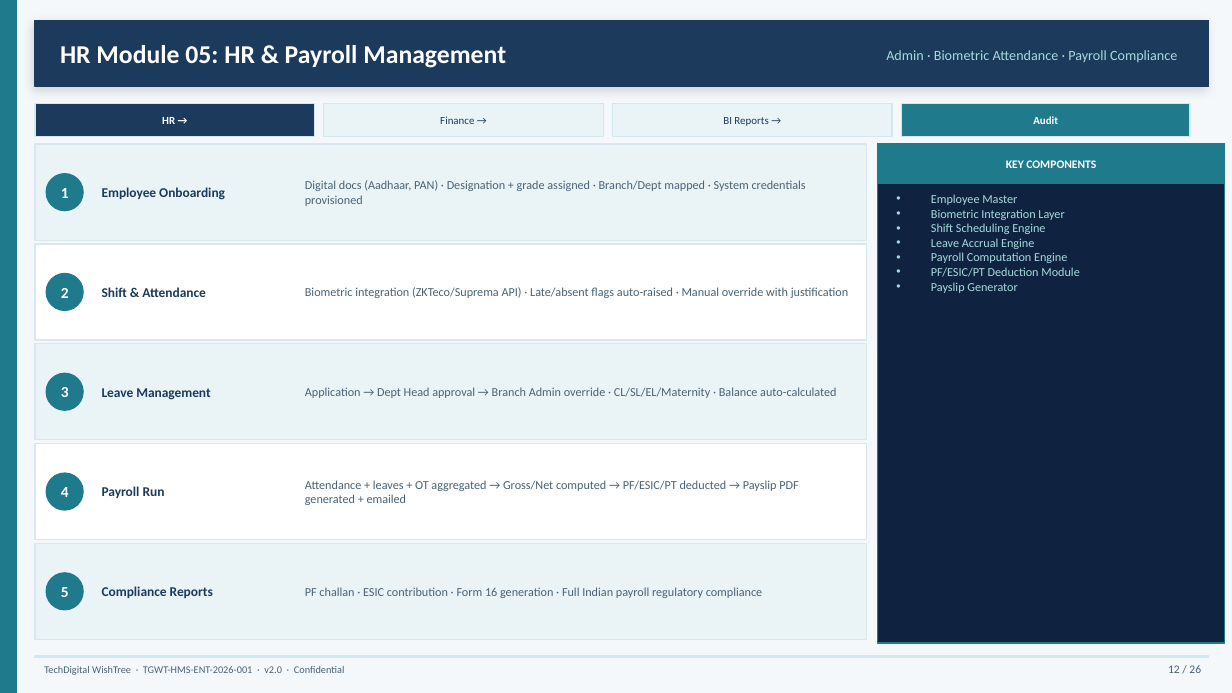
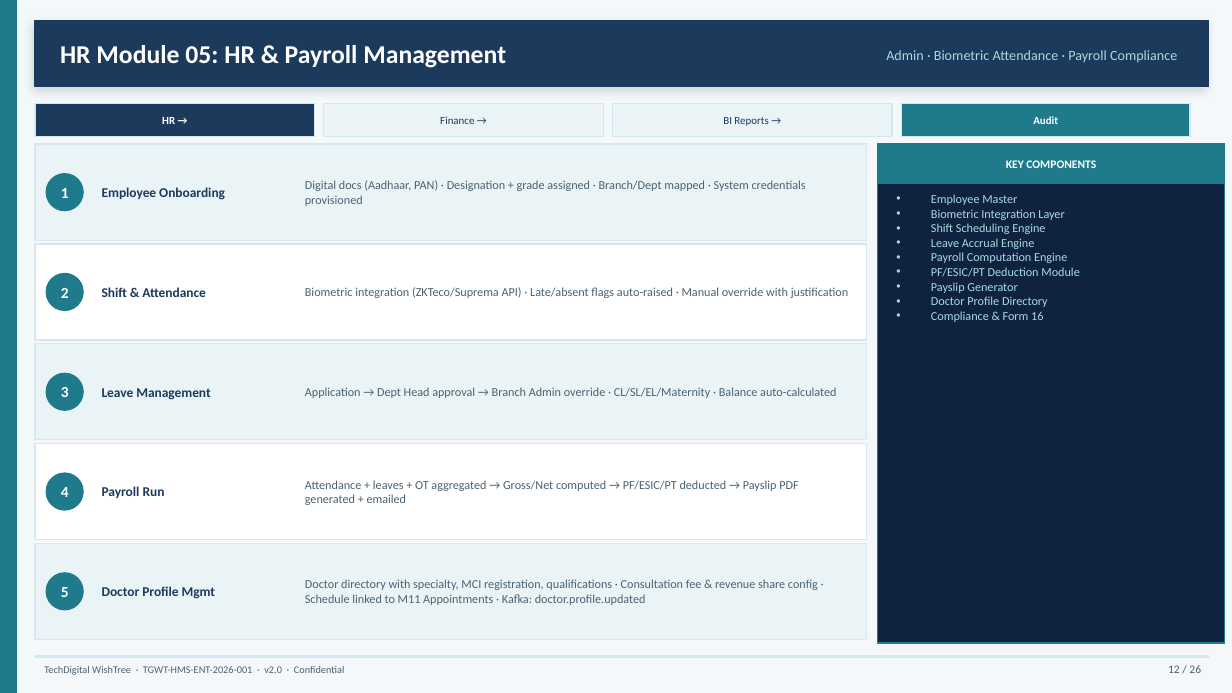
Before and after one commit to aksatyam/hms-tenent, a slide deck: slide 12 of HMS-Enterprise-Deck.pptx. Drawn at 1232x693 pixels with LibreOffice and Linux fonts; fonts in the diff are those of the drawing. Boxes give left, top, right and bottom in pixels: in the first picture for what was removed or moved away, otherwise in the second. Text is boxed around its words. In the diff, an @@ line names an element or a change of style, - is before the commit and + after.

```diff
--- a/HMS-Enterprise-Deck.pptx
+++ b/HMS-Enterprise-Deck.pptx
@@ text at [931, 296, 1048, 322]: paragraphs added @@
+• Doctor Profile Directory
+• Compliance & Form 16
@@ text at [102, 586, 215, 599]: text changed @@
-Compliance Reports
+Doctor Profile Mgmt
@@ text at [305, 579, 818, 605]: text changed @@
-PF challan · ESIC contribution · Form 16 generation · Full Indian payroll regulatory compliance
+Doctor directory with specialty, MCI registration, qualifications · Consultation fee & revenue share config · Schedule linked to M11 Appointments · Kafka: doctor.profile.updated
```
Also in this commit, not shown: 2 other slides changed, 3 other files.
